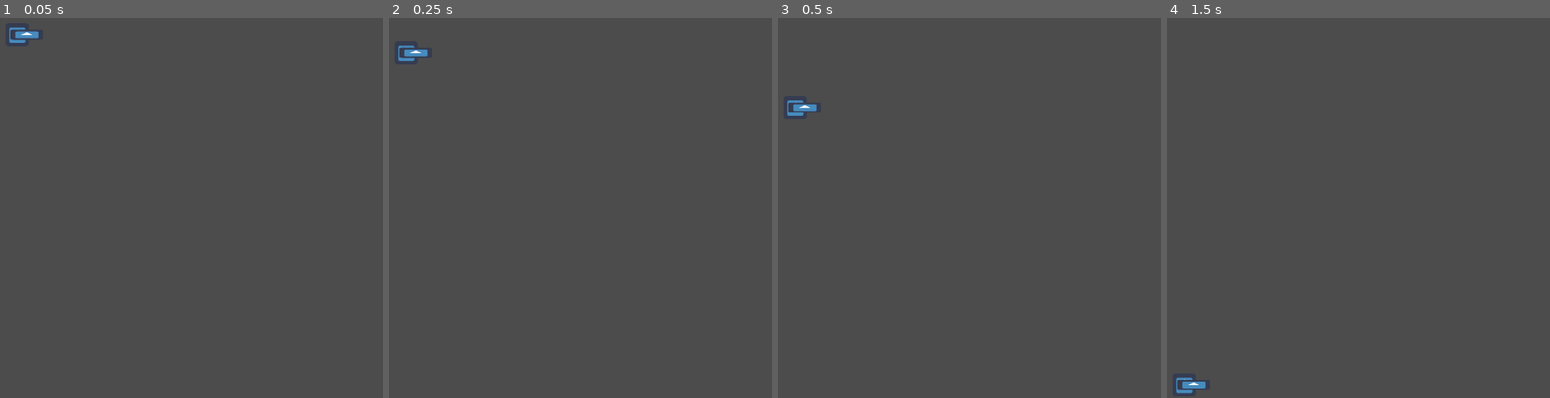
Above: before the commit, frames 1-4 (left to right).
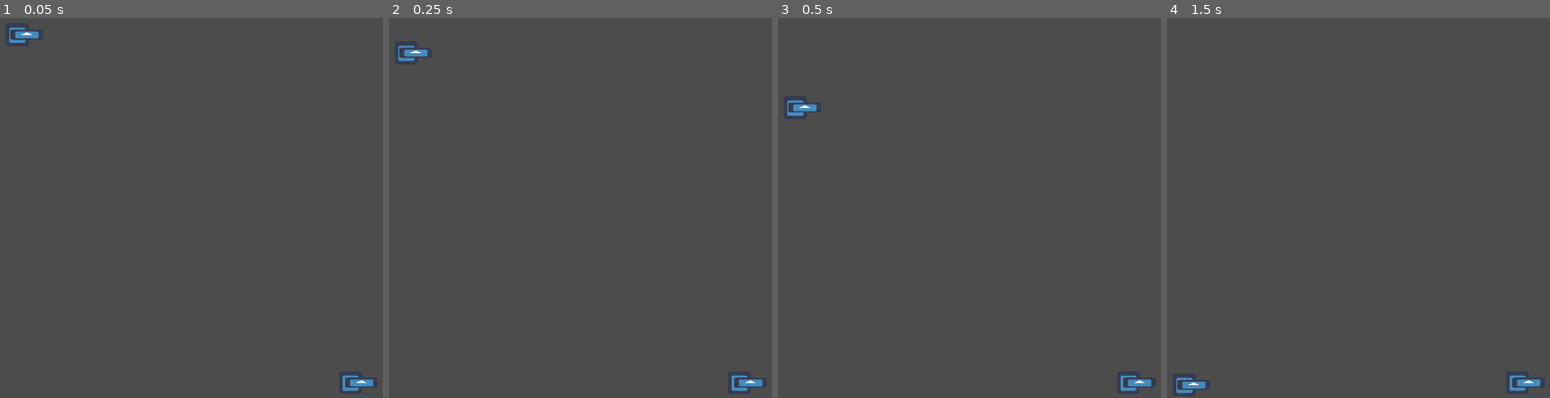
Above: after the commit, the same moments.

Repository: ternaryCat/godot_wild_jam_17
Game: Godot game, scene res://scenes/game.tscn
The game is run twice, just before and just after one commit, with the same random seed, the same clock (stepped at 60 frames per second) and the same inputs. The engine's default icon, where the game draws it, is replaced by a stand-in: a white triangle on a blue panel in a dark square.
Inputs (mouse positions are in pixels of both pictures, inside the frame that each line leads up to):
- Up to frame 1 (0.05 s): no input
- Up to frame 2 (0.25 s): no input
- Up to frame 3 (0.5 s): no input
- Up to frame 4 (1.5 s): move the mouse to (outside the picture) at 0.52 s; press the mouse at (outside the picture) at 0.53 s; hold D (move_right) from 0.53 s (still down); tap W (jump) at 0.77 s; move the mouse to (1316, 223) at 1.27 s; release the mouse at (1316, 223) at 1.28 s; click (1316, 223) at 1.35 s

The runs differ from the first frame. In frame 1, 0.2% of the frame differs, in the area x 89-98%, y 93-99%; in frame 2, 0.2%; in frame 3, 0.2%; in frame 4, 0.2%.

Commit message:
make base damage system

Diff:
--- a/presets/game/bullets/machine_bullet.tscn
+++ b/presets/game/bullets/machine_bullet.tscn
@@ -1,10 +1,13 @@
-[gd_scene load_steps=4 format=2]
+[gd_scene load_steps=5 format=2]
 
 [ext_resource path="res://scripts/presets/game/bullets/machine_bullet/machine_bullet.gd" type="Script" id=1]
 [ext_resource path="res://icon.png" type="Texture" id=2]
 
 [sub_resource type="RectangleShape2D" id=1]
 extents = Vector2( 12.4579, 11.8252 )
+
+[sub_resource type="RectangleShape2D" id=2]
+extents = Vector2( 12.2847, 11.8236 )
 
 [node name="machine_bullet" type="Node2D"]
 script = ExtResource( 1 )
@@ -14,13 +17,28 @@
 texture = ExtResource( 2 )
 
 [node name="enemy_trigger" type="Area2D" parent="."]
+monitoring = false
+monitorable = false
+collision_layer = 4
+collision_mask = 2
 
 [node name="collision" type="CollisionShape2D" parent="enemy_trigger"]
 shape = SubResource( 1 )
+
+[node name="player_trigger" type="Area2D" parent="."]
+editor/display_folded = true
+monitoring = false
+monitorable = false
+collision_layer = 8
+
+[node name="collision" type="CollisionShape2D" parent="player_trigger"]
+shape = SubResource( 2 )
 
 [node name="dead_timer" type="Timer" parent="."]
 wait_time = 0.4
 one_shot = true
 autostart = true
 
+[connection signal="area_entered" from="enemy_trigger" to="." method="_on_enemy_trigger_area_entered"]
+[connection signal="area_entered" from="player_trigger" to="." method="_on_player_trigger_area_entered"]
 [connection signal="timeout" from="dead_timer" to="." method="_on_dead_timer_timeout"]
--- a/presets/game/enemies/stand_enemy.tscn
+++ b/presets/game/enemies/stand_enemy.tscn
@@ -1,8 +1,9 @@
-[gd_scene load_steps=6 format=2]
+[gd_scene load_steps=7 format=2]
 
 [ext_resource path="res://scripts/presets/game/enemies/stand_enemy/stand_enemy.gd" type="Script" id=1]
 [ext_resource path="res://icon.png" type="Texture" id=2]
 [ext_resource path="res://presets/game/guns/machine_gun.tscn" type="PackedScene" id=3]
+[ext_resource path="res://themes/player_theme.tres.theme" type="Theme" id=4]
 
 [sub_resource type="RectangleShape2D" id=1]
 extents = Vector2( 331.423, 29.697 )
@@ -17,7 +18,9 @@
 texture = ExtResource( 2 )
 
 [node name="player_detector" type="Area2D" parent="."]
+editor/display_folded = true
 position = Vector2( 47.2478, 0.418121 )
+monitorable = false
 collision_layer = 0
 
 [node name="collision" type="CollisionShape2D" parent="player_detector"]
@@ -25,6 +28,7 @@
 shape = SubResource( 1 )
 
 [node name="damage_detector" type="Area2D" parent="."]
+editor/display_folded = true
 position = Vector2( 47.2478, 0.418121 )
 collision_layer = 2
 collision_mask = 4
@@ -36,5 +40,17 @@
 [node name="weapon" parent="." instance=ExtResource( 3 )]
 position = Vector2( 30.9846, 0.111862 )
 
+[node name="life_bar" type="ProgressBar" parent="."]
+visible = false
+margin_left = -40.0
+margin_top = -49.776
+margin_right = 40.0
+margin_bottom = -35.776
+theme = ExtResource( 4 )
+step = 1.0
+value = 100.0
+percent_visible = false
+
 [connection signal="area_entered" from="player_detector" to="." method="_on_player_detector_area_entered"]
 [connection signal="area_exited" from="player_detector" to="." method="_on_player_detector_area_exited"]
+[connection signal="area_entered" from="damage_detector" to="." method="_on_damage_detector_area_entered"]
--- a/presets/game/player.tscn
+++ b/presets/game/player.tscn
@@ -8,7 +8,11 @@
 [sub_resource type="RectangleShape2D" id=1]
 extents = Vector2( 33.3454, 32.2625 )
 
+[sub_resource type="RectangleShape2D" id=2]
+extents = Vector2( 32.1962, 31.7412 )
+
 [node name="player" type="KinematicBody2D"]
+position = Vector2( 0, 1.10803 )
 script = ExtResource( 1 )
 
 [node name="collision" type="CollisionShape2D" parent="."]
@@ -30,3 +34,11 @@
 
 [node name="weapon" parent="." instance=ExtResource( 4 )]
 position = Vector2( 26.4598, -0.174515 )
+
+[node name="damage_detector" type="Area2D" parent="."]
+collision_mask = 8
+
+[node name="collision" type="CollisionShape2D" parent="damage_detector"]
+shape = SubResource( 2 )
+
+[connection signal="area_entered" from="damage_detector" to="." method="_on_damage_detector_area_entered"]
--- a/scenes/game.tscn
+++ b/scenes/game.tscn
@@ -1,6 +1,7 @@
-[gd_scene load_steps=4 format=2]
+[gd_scene load_steps=5 format=2]
 
 [ext_resource path="res://presets/game/player.tscn" type="PackedScene" id=1]
+[ext_resource path="res://presets/game/enemies/stand_enemy.tscn" type="PackedScene" id=2]
 
 [sub_resource type="RectangleShape2D" id=1]
 extents = Vector2( 1114.15, 10 )
@@ -34,3 +35,6 @@
 [node name="CollisionShape2D3" type="CollisionShape2D" parent="StaticBody2D"]
 position = Vector2( 1904.18, 561.665 )
 shape = SubResource( 2 )
+
+[node name="stand_enemy" parent="." instance=ExtResource( 2 )]
+position = Vector2( 1134.95, 1037.02 )
--- a/scripts/presets/game/bullets/machine_bullet/machine_bullet.gd
+++ b/scripts/presets/game/bullets/machine_bullet/machine_bullet.gd
@@ -2,6 +2,7 @@
 
 export var direction_angle: = 0.0
 export var speed: = 2000
+var damage = 1
 
 func _process(delta):
   var velocity = Vector2(cos(direction_angle), sin(direction_angle)) * speed * delta
@@ -9,3 +10,17 @@
 
 func _on_dead_timer_timeout():
   queue_free()
+
+func active_enemy_trigger():
+  $enemy_trigger.monitorable = true
+  $enemy_trigger.monitoring = true
+
+func active_player_trigger():
+  $player_trigger.monitorable = true
+  $player_trigger.monitoring = true
+
+func _on_enemy_trigger_area_entered(area):
+  queue_free()
+
+func _on_player_trigger_area_entered(area):
+  queue_free()
--- a/scripts/presets/game/enemies/stand_enemy/stand_enemy.gd
+++ b/scripts/presets/game/enemies/stand_enemy/stand_enemy.gd
@@ -1,10 +1,17 @@
 extends Node2D
 
+export var life: = 100
 var detected_players_list: = []
 var current_target
 var flipped: = false
 
+func _ready():
+  $weapon.active_player_trigger()
+
 func _process(delta):
+  $life_bar.set_value(life)
+  $life_bar.visible = life < $life_bar.max_value
+
   if !current_target:
     return
   if is_looking_at(current_target):
@@ -48,3 +55,9 @@
   if current_target == area.get_owner():
     current_target = null
   choose_current_player()
+
+func _on_damage_detector_area_entered(area):
+  var damage_dealler = area.get_owner()
+  life -= damage_dealler.damage
+  if life <= 0:
+    queue_free()
--- a/scripts/presets/game/guns/machine_gun/machine_gun.gd
+++ b/scripts/presets/game/guns/machine_gun/machine_gun.gd
@@ -1,4 +1,7 @@
 extends Node2D
+
+export var is_active_enemy_trigger: = false
+export var is_active_player_trigger: = false
 
 onready var bullet = preload('res://presets/game/bullets/machine_bullet.tscn')
 var flipped: = false
@@ -6,6 +9,11 @@
 func shoot():
   var new_bullet = bullet.instance()
   new_bullet.set_position($bullet_point.get_global_position())
+  if is_active_enemy_trigger:
+    new_bullet.active_enemy_trigger()
+  if is_active_player_trigger:
+    new_bullet.active_player_trigger()
+
   var bullet_rotation: = get_global_rotation()
   if flipped:
     bullet_rotation += PI
@@ -17,3 +25,9 @@
   $skin.position.x *= -1
   $bullet_point.position.x *= -1
   flipped = !flipped
+
+func active_enemy_trigger():
+  is_active_enemy_trigger = true
+
+func active_player_trigger():
+  is_active_player_trigger = true
--- a/scripts/presets/game/player/player.gd
+++ b/scripts/presets/game/player/player.gd
@@ -13,6 +13,9 @@
 var right: = 0.0
 var top: = 0.0
 var allow_shoot: = false
+
+func _ready():
+  $weapon.active_enemy_trigger()
 
 func _input(event: InputEvent) -> void:
   if event.get_device() != device_id: return
@@ -64,3 +67,9 @@
 
 func shoot():
   $weapon.shoot()
+
+func _on_damage_detector_area_entered(area):
+  var damage_dealler = area.get_owner()
+  life -= damage_dealler.damage
+  if life <= 0:
+    print('Death!')
Not shown: 1 places in presets/game/player.tscn that only renumber resources
